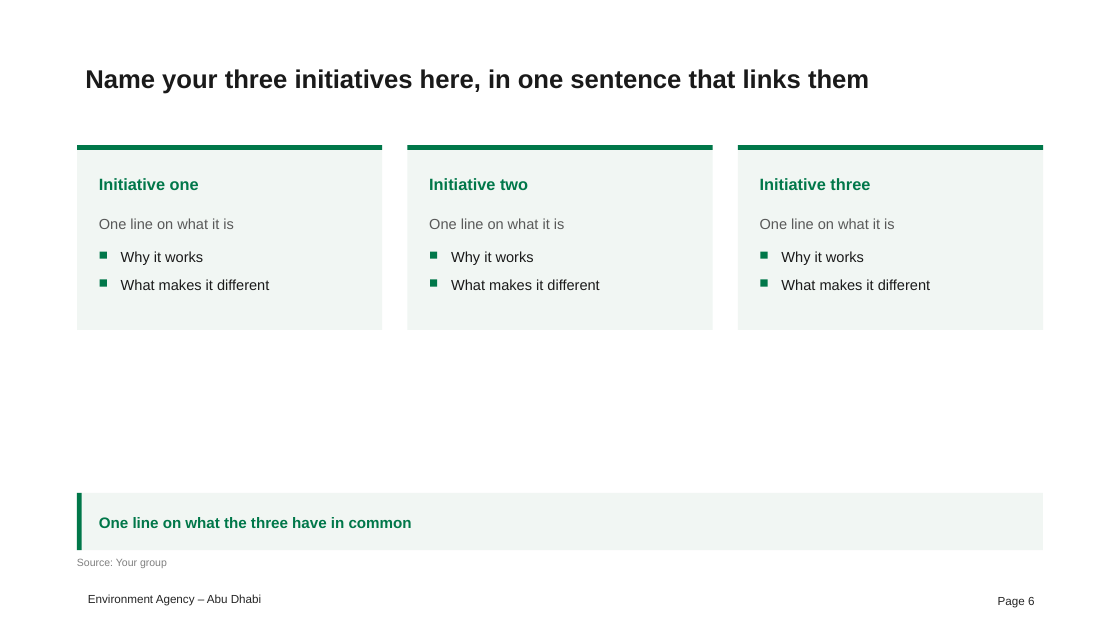
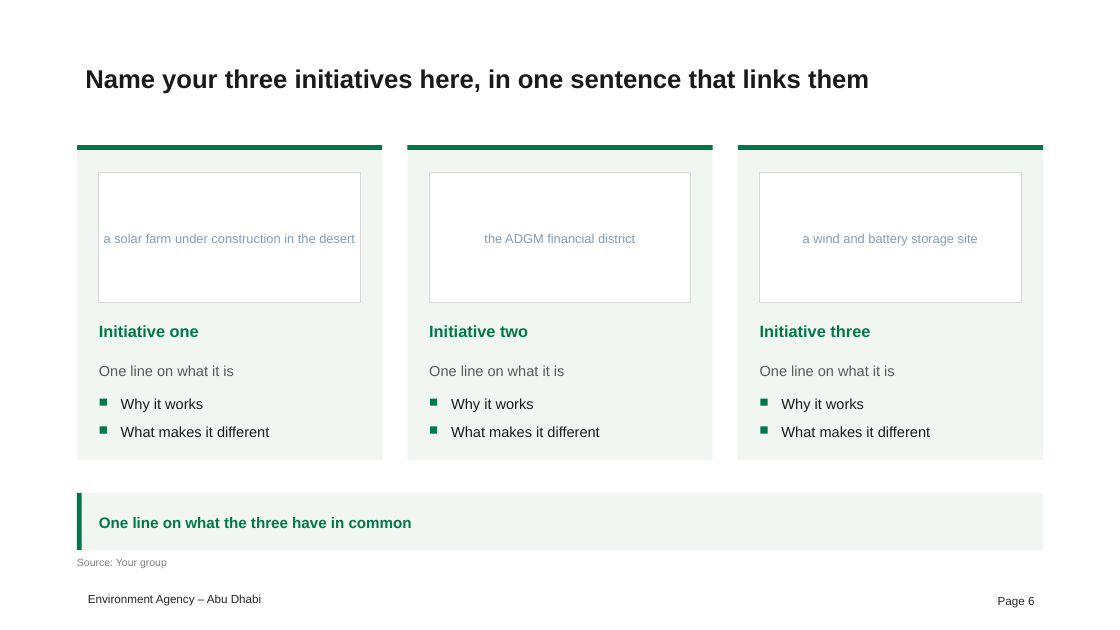
Before and after one commit to simonedoro/EAD_Presentation-development, a slide deck: slide 6 of starter-decks/03 Private climate finance - starter deck.pptx. Drawn at 1120x630 pixels with LibreOffice and Linux fonts; fonts in the diff are those of the drawing; background and template pictures are left out. Boxes give left, top, right and bottom in pixels: in the first picture for what was removed or moved away, otherwise in the second. Text is boxed around its words. In the diff, an @@ line names an element or a change of style, - is before the commit and + after.

```diff
--- a/starter-decks/03 Private climate finance - starter deck.pptx
+++ b/starter-decks/03 Private climate finance - starter deck.pptx
@@ rectangle resized from (x1=77, y1=145, x2=382, y2=330) to (x1=77, y1=145, x2=382, y2=460) @@
@@ rectangle resized from (x1=408, y1=145, x2=712, y2=330) to (x1=408, y1=145, x2=712, y2=460) @@
@@ rectangle resized from (x1=738, y1=145, x2=1043, y2=330) to (x1=738, y1=145, x2=1043, y2=460) @@
@@ rectangle added at (x1=99, y1=172, x2=360, y2=302), fill #FFFFFF, outline #D9D9D9 0.75 pt @@
@@ rectangle added at (x1=429, y1=172, x2=691, y2=302), fill #FFFFFF, outline #D9D9D9 0.75 pt @@
@@ rectangle added at (x1=760, y1=172, x2=1021, y2=302), fill #FFFFFF, outline #D9D9D9 0.75 pt @@
@@ text added at (x1=104, y1=234, x2=355, y2=243), 11 pt, text #869CAE @@
+a solar farm under construction in the desert
@@ text added at (x1=484, y1=234, x2=635, y2=243), 11 pt, text #869CAE @@
+the ADGM financial district
@@ text added at (x1=803, y1=234, x2=978, y2=246), 11 pt, text #869CAE @@
+a wind and battery storage site
@@ 3 rectangles moved together from (x1=100, y1=280, x2=768, y2=287) to (x1=100, y1=398, x2=768, y2=406) @@
@@ 3 rectangles moved together from (x1=100, y1=251, x2=768, y2=259) to (x1=100, y1=427, x2=768, y2=434) @@
@@ 12 texts moved together from (x1=99, y1=178, x2=930, y2=290) to (x1=99, y1=325, x2=930, y2=437) @@
```
Also in this commit, not shown: 4 other slides changed, 1 slide added, 1 slide removed, 21 other files.
